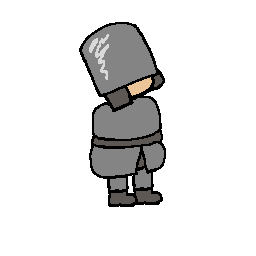
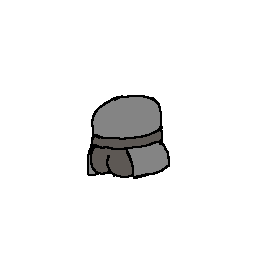
Layered file, before and after one edit (256x256). Changes by layer:
hid "Layer 10" over [79, 22, 165, 112]
added layer "Layer 12" above "Layer 9" over [87, 95, 170, 179]
hid "Layer 9" over [89, 94, 166, 179]
hid "Layer 6" over [107, 159, 138, 207]
hid "Layer 7" over [132, 157, 163, 205]
